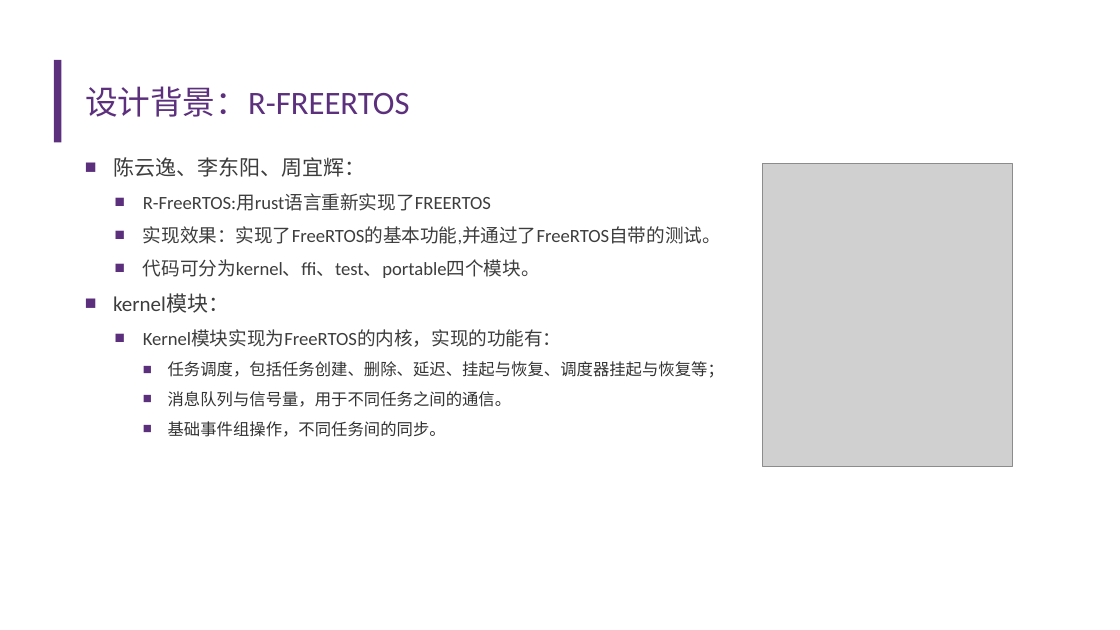
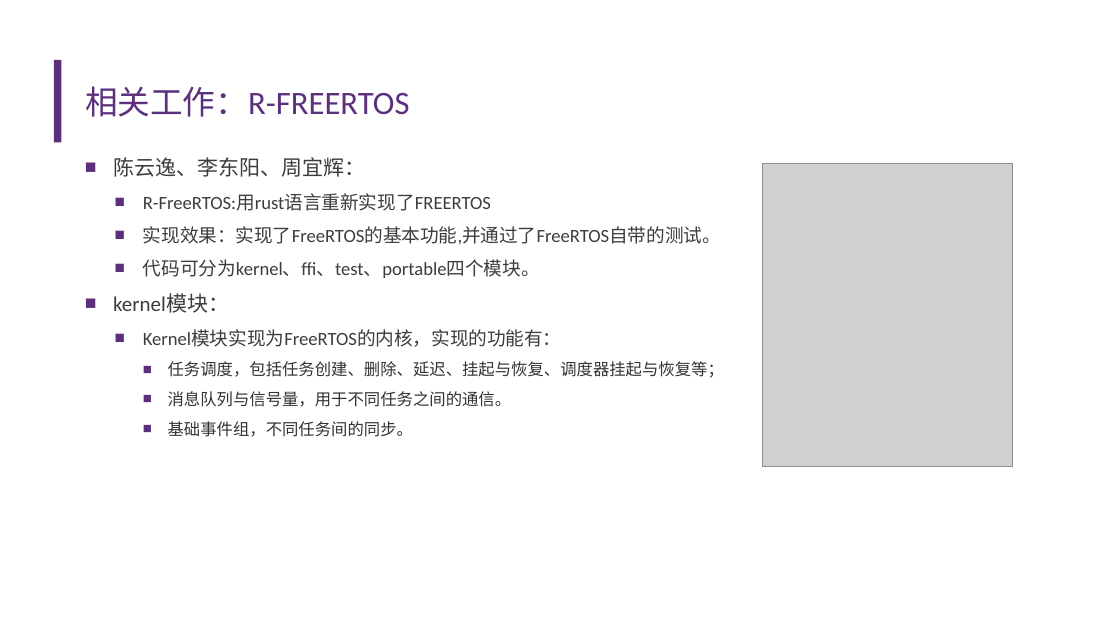
Before and after one commit to llh730/seL4-rust-implement, a slide deck: slide 5 of record/开题报告——李龙昊.pptx. Drawn at 1120x630 pixels with LibreOffice and Linux fonts; fonts in the diff are those of the drawing; grey boxes stand for pictures; background and template pictures are left out. Boxes give left, top, right and bottom in pixels: in the first picture for what was removed or moved away, otherwise in the second. Text is boxed around its words. In the diff, an @@ line names an element or a change of style, - is before the commit and + after.

```diff
--- a/record/开题报告——李龙昊.pptx
+++ b/record/开题报告——李龙昊.pptx
@@ title at [85, 86, 409, 117]: text changed @@
-设计背景：R-FREERTOS
+相关工作：R-FREERTOS
@@ text at [168, 421, 413, 437]: text changed @@
-    ■ 基础事件组操作，不同任务间的同步。
+    ■ 基础事件组，不同任务间的同步。
```
Also in this commit, not shown: 7 other slides changed, 1 other file.
